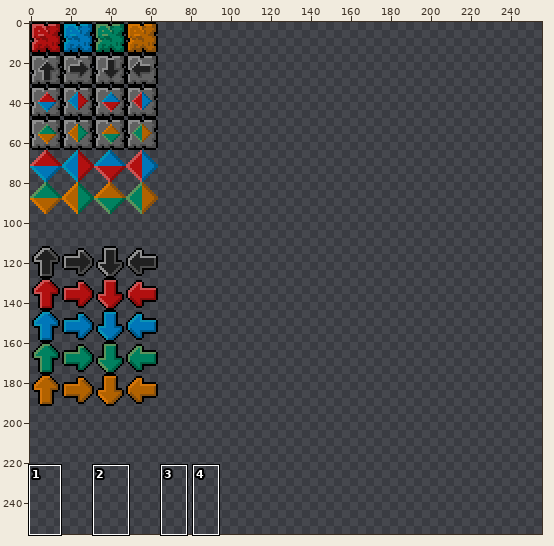
Two states of a sprite sheet, static/blocks.png. The picture above shows the old version from afar; the outline marks the close-up.
Close-up. As it was:
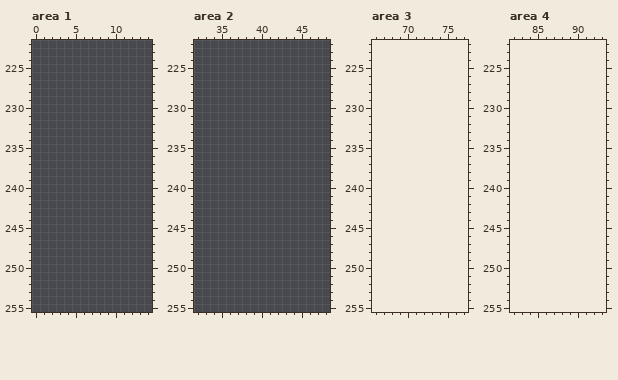
The file is 64x512 pixels. Colours within 5 levels of each other are drawn and written as one. Shown: area 1: x 0..14, y 222..255; area 2: x 32..48, y 222..255; area 3: x 66..77, y 222..255; area 4: x 82..93, y 222..255. The old version is drawn lined up with the new one, on the new canvas. The commit also changed other parts of the picture, which this record leaves out.
Palette (. is transparent): 
After:
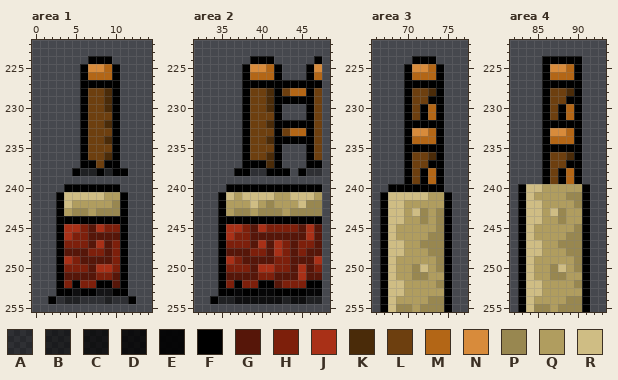
Colours new in this view: A #00000054  B #0000008b  C #000000b4  D #000000ca  E #000000e9  F #000000  G #561609  H #7d1f0b  J #a93017  K #4a2b09  L #6d3f0f  M #b36616  N #d88b3b  P #988750  Q #b09d5f  R #cfbd84
The edit:
canvas 64x512 -> 256x256 (the part of the old canvas that was cut away was empty and is not shown)
Area 1:
y 224: x 7..9 ... -> FFF
y 225: x 6..10 ..... -> FNNMF
y 226: x 6..10 ..... -> FMMMF
y 227: x 6..10 ..... -> FFFFF
y 228..230: x 6..10 ..... -> FLLKF
y 231: x 6..10 ..... -> FLLLF
y 232: x 6..10 ..... -> FLLKF
y 233: x 6..10 ..... -> FLLLF
y 234: x 6..10 ..... -> FLLKF
y 235: x 6..10 ..... -> FLLLF
y 236: x 6..10 ..... -> FLLKF
y 237: x 6..10 ..... -> FFLFF
y 238: x 5..11 ....... -> FBBFBFF
y 240: x 4..10 ....... -> FFFFFFF
y 241: x 3..11 ......... -> FRRRRRQQF
y 242: x 3..11 ......... -> FRQQQQQPF
y 243: x 3..11 ......... -> FQPPQPPPF
y 244: x 3..11 ......... -> FFFFFFFFF
y 245: x 3..11 ......... -> FJJHGJHHF
y 246: x 3..11 ......... -> FJHHGGGGF
y 247: x 3..11 ......... -> FHHHGJGHF
y 248: x 3..11 ......... -> FGGGHHGHF
y 249: x 3..11 ......... -> FJHGGGGHF
y 250: x 3..11 ......... -> FHHHGJJHF
y 251: x 3..11 ......... -> FGGGGHHGF
y 252: x 3..11 ......... -> FHFHHFFGF
y 253: x 3..11 ......... -> FFDFFCCFF
y 254: x 2..12 ........... -> FABBAAABAAF
Area 2:
y 224: x 39..41 ... -> FFF; x 47 . -> F
y 225: x 38..42 ..... -> FNNMF; x 46..47 .. -> FN
y 226: x 38..42 ..... -> FMMMF; x 46..47 .. -> FM
y 227: x 38..47 .......... -> FFFFFFFFFF
y 228: x 38..47 .......... -> FLLKFLMMFL
y 229: x 38..47 .......... -> FLLKFFFFFL
y 230: x 38..42 ..... -> FLLKF; x 46..47 .. -> FL
y 231: x 38..42 ..... -> FLLLF; x 46..47 .. -> FL
y 232: x 38..47 .......... -> FLLKFFFFFL
y 233: x 38..47 .......... -> FLLLFLMMFL
y 234: x 38..47 .......... -> FLLKFFFFFL
y 235: x 38..42 ..... -> FLLLF; x 46..47 .. -> FL
y 236: x 38..42 ..... -> FLLKF; x 46..47 .. -> FL
y 237: x 38..42 ..... -> FFFKF; x 46..47 .. -> FF
y 238: x 37..43 ....... -> FFAAFFF; x 45..47 ... -> FAA
y 240: x 36..47 ............ -> FFFFFFFFFFFF
y 241: x 35..47 ............. -> FRQRRRRQQRRRQ
y 242: x 35..47 ............. -> FQQQRQPQQQRPP
y 243: x 35..47 ............. -> FQPPQPPPQPPPP
y 244: x 35..47 ............. -> FFFFFFFFFFFFF
y 245: x 35..47 ............. -> FJJHGJHHHHGJG
y 246: x 35..47 ............. -> FJHHGGGGGGGJG
y 247: x 35..47 ............. -> FHHHGJGJHGHHG
y 248: x 35..47 ............. -> FGGGHHGJHGHGG
y 249: x 35..47 ............. -> FJHGGGGHHGGGJ
y 250: x 35..47 ............. -> FHHHGJJHHGJGH
y 251: x 35..47 ............. -> FGGGGHHGGGJGG
y 252: x 35..47 ............. -> FHFHHFFGHHHFF
y 253: x 35..47 ............. -> FFEFFEEFFFFEE
y 254: x 34..47 .............. -> FBBDDDDDDBDDBB
Area 3:
y 224: x 71..73 ... -> FFF
y 225: x 70..74 ..... -> FNNMF
y 226: x 70..74 ..... -> FMMMF
y 227: x 70..74 ..... -> FFFFF
y 228: x 70..74 ..... -> FLLKF
y 229: x 70..74 ..... -> FLLFF
y 230..231: x 70..74 ..... -> FLFMF
y 232: x 70..74 ..... -> FFFFF
y 233: x 70..74 ..... -> FNNMF
y 234: x 70..74 ..... -> FMMMF
y 235: x 70..74 ..... -> FFFFF
y 236: x 70..74 ..... -> FLLKF
y 237: x 70..74 ..... -> FLLFF
y 238..239: x 70..74 ..... -> FLFMF
y 240: x 68..74 ....... -> FFFFFFF
y 241: x 67..75 ......... -> FRRRRRQQF
y 242: x 67..75 ......... -> FRRQQQQQF
y 243: x 67..75 ......... -> FRRQRPQPF
y 244: x 67..75 ......... -> FRRQQPQPF
y 245: x 67..75 ......... -> FRQQQQQPF
y 246: x 67..75 ......... -> FRQQQQPPF
y 247: x 67..75 ......... -> FRRQQPPPF
y 248: x 67..75 ......... -> FRRQQQPPF
y 249: x 67..75 ......... -> FRQQQQQPF
y 250: x 67..75 ......... -> FRQQPRQPF
y 251: x 67..75 ......... -> FRQQPPQQF
y 252: x 67..75 ......... -> FRRQQQQPF
y 253: x 67..75 ......... -> FRRQQQQQF
y 254: x 67..75 ......... -> FRQQQQPPF
y 255: x 67..75 ......... -> FRPPQPPPF
Area 4:
y 224: x 86..90 ..... -> FFFFF
y 225: x 86..90 ..... -> FNNMF
y 226: x 86..90 ..... -> FMMMF
y 227: x 86..90 ..... -> FFFFF
y 228: x 86..90 ..... -> FLLKF
y 229: x 86..90 ..... -> FLLFF
y 230..231: x 86..90 ..... -> FLFMF
y 232: x 86..90 ..... -> FFFFF
y 233: x 86..90 ..... -> FNNMF
y 234: x 86..90 ..... -> FMMMF
y 235: x 86..90 ..... -> FFFFF
y 236: x 86..90 ..... -> FLLKF
y 237: x 86..90 ..... -> FLLFF
y 238..239: x 86..90 ..... -> FLFMF
y 240: x 83..91 ......... -> FRRQQQQQF
y 241: x 83..91 ......... -> FRQQQQPPF
y 242: x 83..91 ......... -> FRRQQQQPF
y 243: x 83..91 ......... -> FRRQRPQQF
y 244: x 83..91 ......... -> FRRQQPQQF
y 245: x 83..91 ......... -> FRQQQQQPF
y 246: x 83..91 ......... -> FRQQQQPPF
y 247: x 83..91 ......... -> FRRQQPPPF
y 248: x 83..91 ......... -> FRRQQQPPF
y 249: x 83..91 ......... -> FRQQQQQPF
y 250: x 83..91 ......... -> FRQQPRQPF
y 251: x 83..91 ......... -> FRQQPPQQF
y 252: x 83..91 ......... -> FRRQQQQPF
y 253: x 83..91 ......... -> FRRQQQQQF
y 254: x 83..91 ......... -> FRQQQQPPF
y 255: x 83..91 ......... -> FRPPQPPPF
